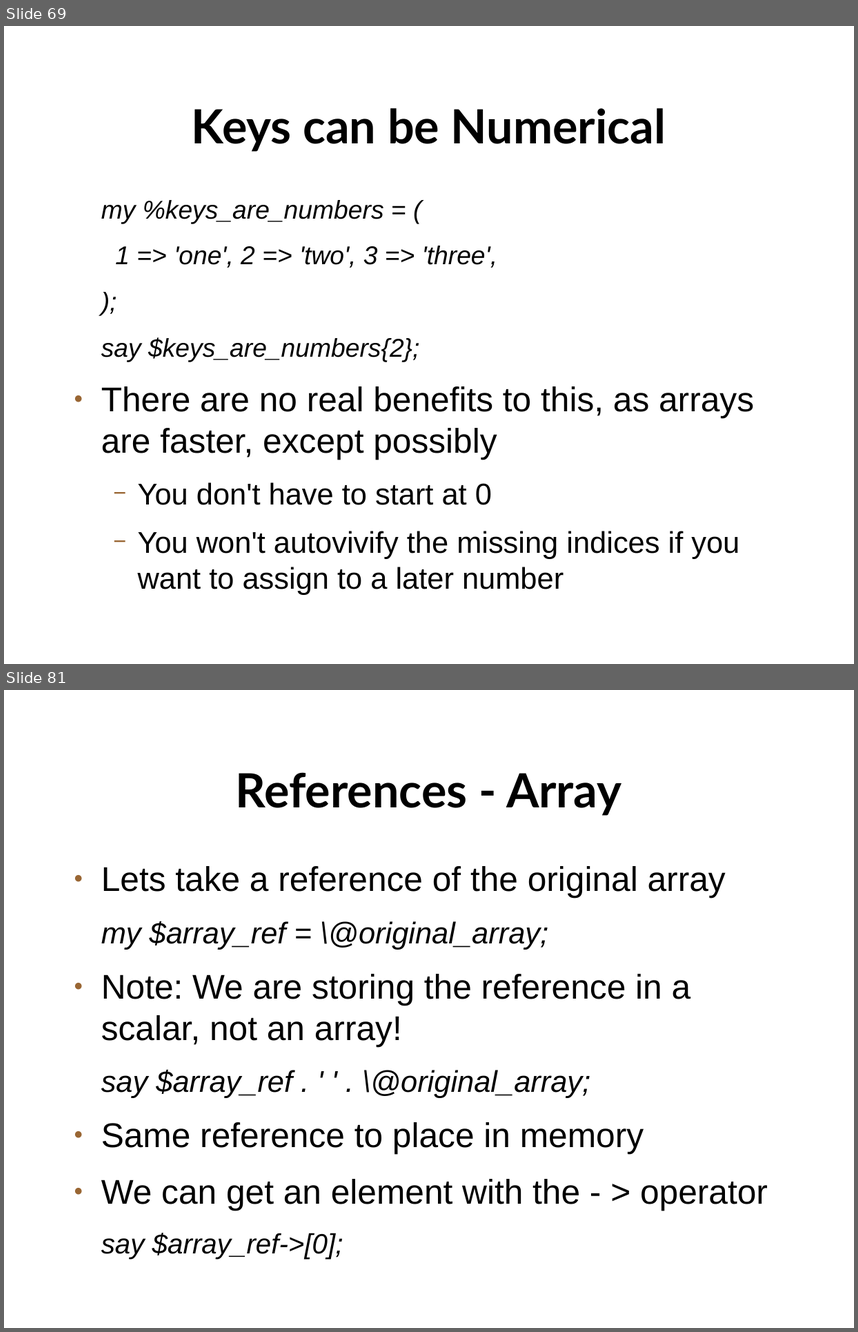
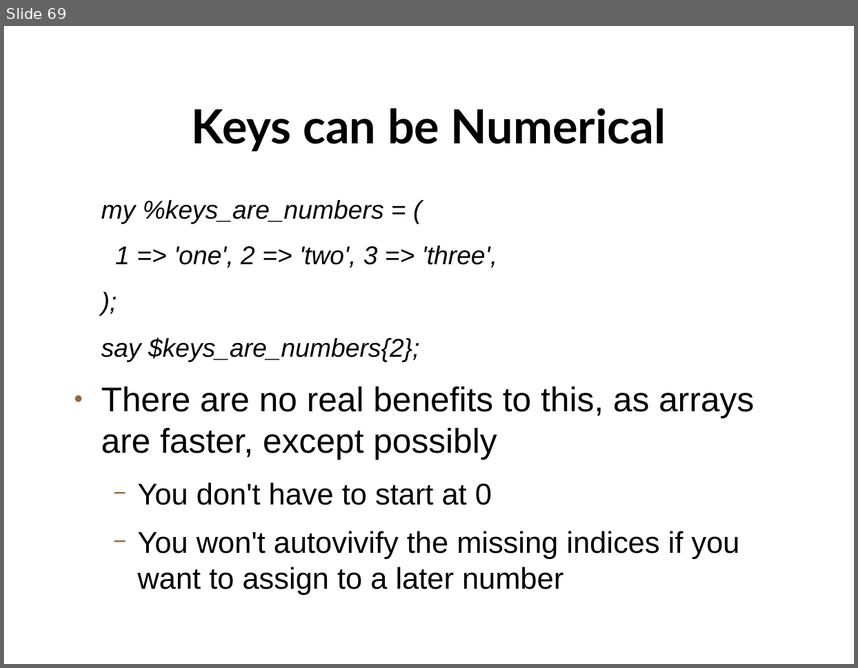
Before and after one commit to setitesuk/basic_perl_course, a slide deck: 04-variables_and_data_structures/variables_data_structures.odp. Shown one above the other, each under a label of ours: slides 69 and 81 before the commit, slide 69 after it; the slides between them are not shown. The pictures are 858x1332 and 858x668 pixels, drawn with LibreOffice and Linux fonts; fonts in the diff are those of the drawing; background and template pictures are left out. Boxes give left, top, right and bottom in pixels: in the first picture for what was removed or moved away, otherwise in the second. Text is boxed around its words. In the diff, an @@ line names an element or a change of style, - is before the commit and + after.

Commit message:
separate out variable from references and data structures

```diff
--- a/04-variables_and_data_structures/variables_data_structures.odp
+++ b/04-variables_and_data_structures/variables_data_structures.odp
@@ slide 81 removed at bbox=[4, 690, 854, 1328], background picture (left out) @@
@@ title removed at bbox=[236, 772, 622, 816] @@
-References - Array
@@ text removed at bbox=[101, 866, 768, 1210] @@
-● Lets take a reference of the original array
-my $array_ref = \@original_array;
-● Note: We are storing the reference in a scalar, not an array!
-say $array_ref . ' ' . \@original_array;
-● Same reference to place in memory
-● We can get an element with the - > operator
-say $array_ref->[0];
```
Also in this commit, not shown: 2 slides changed, 26 other slides removed, 5 other files.
